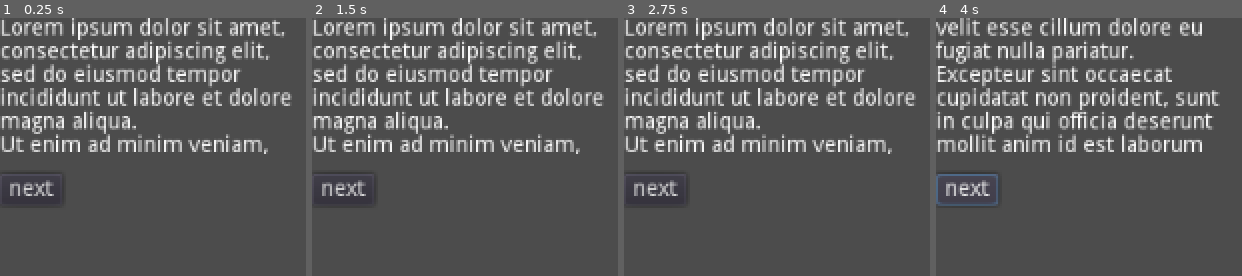
Above: before the commit, frames 1-4 (left to right).
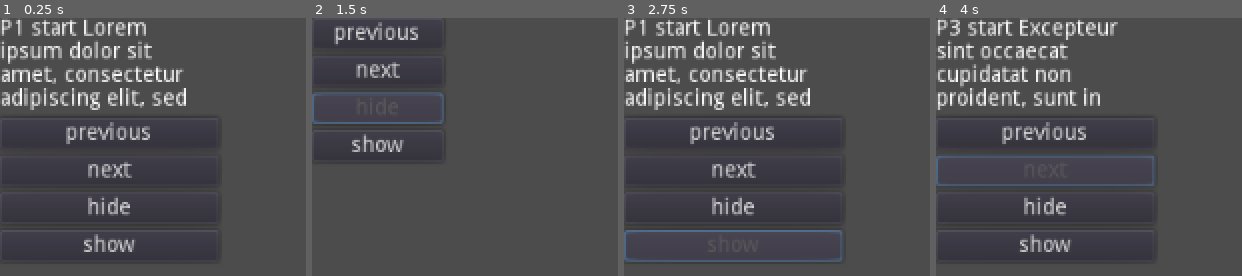
Above: after the commit, the same moments.

Repository: rafaelcastrocouto/RichTextLabel
Game: Godot game, scene res://Control.tscn
Same seed, same stepped clock (60 frames per second), same inputs: the game is played once before the commit and once after it.
Inputs (mouse positions are in pixels of both pictures, inside the frame that each line leads up to):
- Up to frame 1 (0.25 s): no input
- Up to frame 2 (1.5 s): click (422, 134) at 0.5 s, where only the run after the commit has a clickable "previous"; click (422, 208) at 1.25 s, where only the run after the commit has a clickable "hide"
- Up to frame 3 (2.75 s): click (688, 147) at 2 s, where only the run after the commit has a clickable "show"
- Up to frame 4 (4 s): click "next" at 2.75 s; click "next" at 3.5 s

The runs differ from the first frame. In frame 1, 21% of the frame differs, in the area x 0-96%, y 0-94%; in frame 2, 19%; in frame 3, 21%; in frame 4, 23%, in the area x 0-93%, y 0-94%.

Commit message:
focus vs hover

Diff:
--- a/Control.tscn
+++ b/Control.tscn
@@ -15,19 +15,59 @@
 anchor_right = 1.0
 anchor_bottom = 1.0
 
-[node name="RichTextLabel" type="RichTextLabel" parent="."]
-margin_right = 200.0
-margin_bottom = 90.0
+[node name="VBoxContainer" type="VBoxContainer" parent="."]
+margin_right = 84.0
+margin_bottom = 64.0
+
+[node name="RichTextLabel" type="RichTextLabel" parent="VBoxContainer"]
+margin_right = 140.0
+margin_bottom = 60.0
+rect_min_size = Vector2( 140, 60 )
 theme = SubResource( 2 )
-text = "Lorem ipsum dolor sit amet, consectetur adipiscing elit, sed do eiusmod tempor incididunt ut labore et dolore magna aliqua.
-Ut enim ad minim veniam, quis nostrud exercitation ullamco laboris nisi ut aliquip ex ea commodo consequat. Duis aute irure dolor in reprehenderit in voluptate velit esse cillum dolore eu fugiat nulla pariatur.
-Excepteur sint occaecat cupidatat non proident, sunt in culpa qui officia deserunt mollit anim id est laborum"
+text = "P1 start Lorem ipsum dolor sit amet, consectetur adipiscing elit, sed do eiusmod tempor incididunt ut labore et dolore magna aliqua p1 end.
+P2 start Ut enim ad minim veniam, quis nostrud exercitation ullamco laboris nisi ut aliquip ex ea commodo consequat. Duis aute irure dolor in reprehenderit in voluptate velit esse cillum dolore eu fugiat nulla pariatur p2 end.
+P3 start Excepteur sint occaecat cupidatat non proident, sunt in culpa qui officia deserunt mollit anim id est laborum p3 end."
 script = ExtResource( 1 )
 
-[node name="Button" type="Button" parent="."]
-margin_top = 100.0
-margin_right = 40.0
-margin_bottom = 120.0
+[node name="HBoxContainer" type="VBoxContainer" parent="VBoxContainer"]
+margin_top = 64.0
+margin_right = 140.0
+margin_bottom = 156.0
+
+[node name="Button_previous" type="Button" parent="VBoxContainer/HBoxContainer"]
+margin_right = 140.0
+margin_bottom = 20.0
+rect_pivot_offset = Vector2( -217, -131 )
+custom_colors/font_color_focus = Color( 0.694118, 0.313726, 0.313726, 1 )
+custom_colors/font_color_hover = Color( 0.352941, 0.352941, 0.352941, 1 )
+text = "previous"
+
+[node name="Button_next" type="Button" parent="VBoxContainer/HBoxContainer"]
+margin_top = 24.0
+margin_right = 140.0
+margin_bottom = 44.0
+custom_colors/font_color_focus = Color( 0.694118, 0.313726, 0.313726, 1 )
+custom_colors/font_color_hover = Color( 0.352941, 0.352941, 0.352941, 1 )
 text = "next"
 
-[connection signal="pressed" from="Button" to="RichTextLabel" method="_on_Button_pressed"]
+[node name="Button_hide" type="Button" parent="VBoxContainer/HBoxContainer"]
+margin_top = 48.0
+margin_right = 140.0
+margin_bottom = 68.0
+custom_colors/font_color_focus = Color( 0.694118, 0.313726, 0.313726, 1 )
+custom_colors/font_color_hover = Color( 0.352941, 0.352941, 0.352941, 1 )
+text = "hide"
+
+[node name="Button_show" type="Button" parent="VBoxContainer/HBoxContainer"]
+margin_top = 72.0
+margin_right = 140.0
+margin_bottom = 92.0
+rect_pivot_offset = Vector2( -217, -131 )
+custom_colors/font_color_focus = Color( 0.694118, 0.313726, 0.313726, 1 )
+custom_colors/font_color_hover = Color( 0.352941, 0.352941, 0.352941, 1 )
+text = "show"
+
+[connection signal="pressed" from="VBoxContainer/HBoxContainer/Button_previous" to="VBoxContainer/RichTextLabel" method="_on_Button_previous_pressed"]
+[connection signal="pressed" from="VBoxContainer/HBoxContainer/Button_next" to="VBoxContainer/RichTextLabel" method="_on_Button_next_pressed"]
+[connection signal="pressed" from="VBoxContainer/HBoxContainer/Button_hide" to="VBoxContainer/RichTextLabel" method="_on_Button_hide_pressed"]
+[connection signal="pressed" from="VBoxContainer/HBoxContainer/Button_show" to="VBoxContainer/RichTextLabel" method="_on_Button_show_pressed"]
--- a/RichTextLabel.gd
+++ b/RichTextLabel.gd
@@ -9,7 +9,23 @@
 	print( self.percent_visible*100, " percent_visible")
 
 var current_line = 0
+var p_max = 3
 
-func _on_Button_pressed():
+func _on_Button_next_pressed():
 	current_line += 1
+	clamp_line()
 	scroll_to_line(current_line)
+
+func _on_Button_previous_pressed():
+	current_line -= 1
+	clamp_line()
+	scroll_to_line(current_line)
+
+func _on_Button_hide_pressed():
+	hide()
+
+func _on_Button_show_pressed():
+	show()
+
+func clamp_line():
+	current_line = clamp(current_line, 0, p_max-1)
